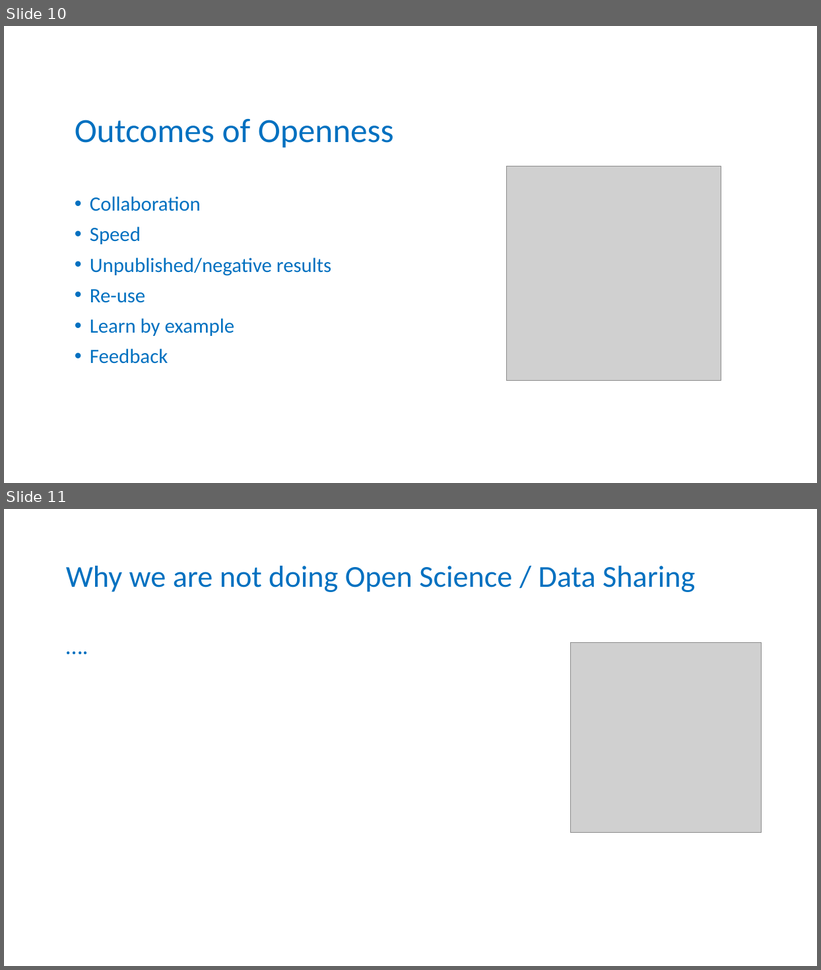
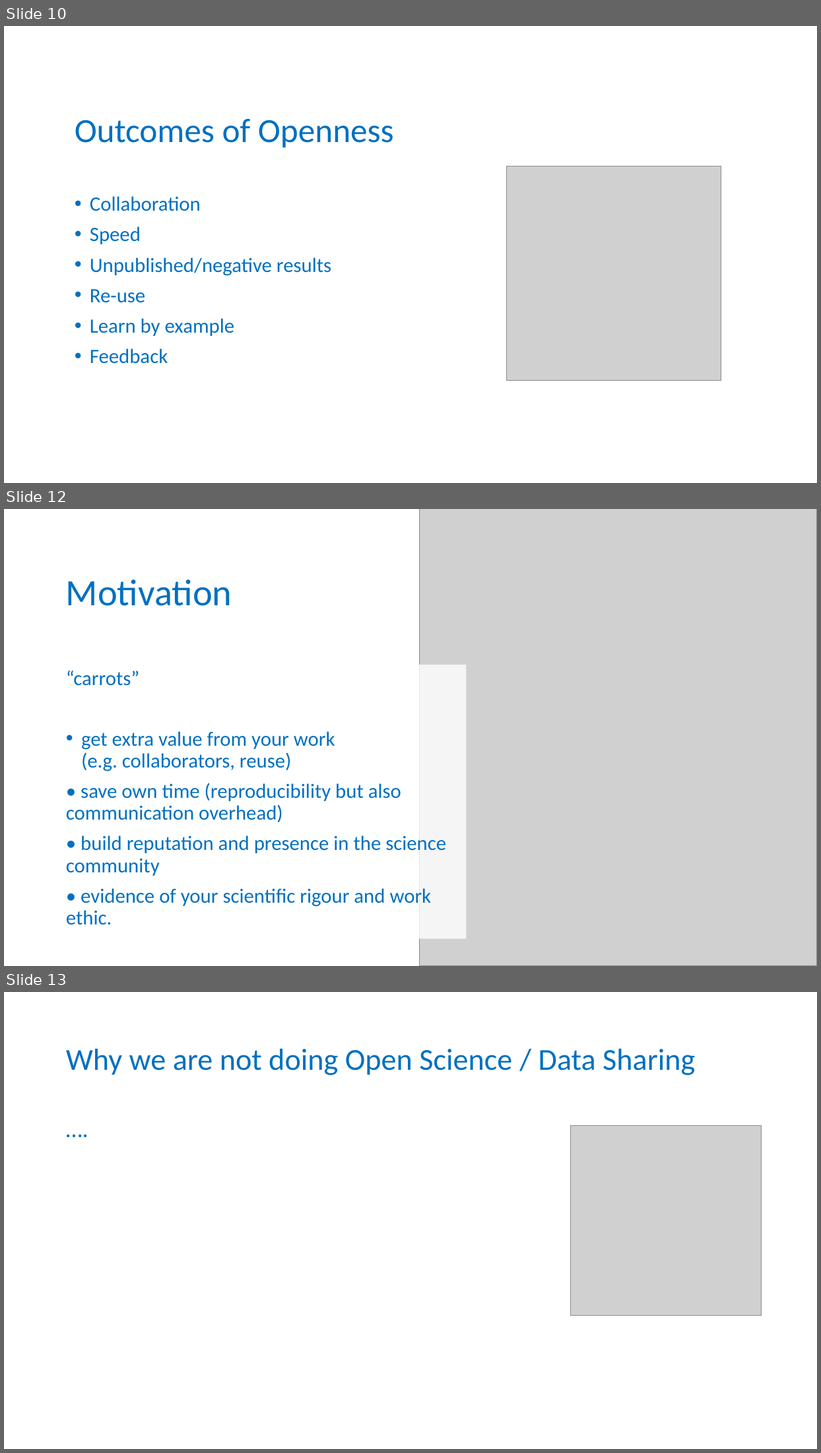
Before and after one commit to tobyhodges/probable-enigma, a slide deck: instructors/01-Why_are_we_here.pptx. Shown one above the other, each under a label of ours: slides 10 and 11 before the commit, slides 10, 12 and 13 after it; the slides between them are not shown. The pictures are 821x970 and 821x1453 pixels, drawn with LibreOffice and Linux fonts; fonts in the diff are those of the drawing; grey boxes stand for pictures; background and template pictures are left out. Boxes give left, top, right and bottom in pixels: in the first picture for what was removed or moved away, otherwise in the second. Text is boxed around its words. In the diff, an @@ line names an element or a change of style, - is before the commit and + after.

```diff
--- a/instructors/01-Why_are_we_here.pptx
+++ b/instructors/01-Why_are_we_here.pptx
@@ slide 12 added at [4, 509, 817, 966], background #FFFFFF @@
@@ picture added at [419, 509, 817, 966] @@
@@ title added at [66, 580, 232, 606], 44 pt, text #0070C0 @@
+Motivation
@@ text added at [66, 671, 446, 925], 24 pt, text #0070C0 @@
+“carrots”
+• get extra value from your work
+  (e.g. collaborators, reuse)
+• save own time (reproducibility but also communication overhead)
+• build reputation and presence in the science community
+• evidence of your scientific rigour and work ethic.
@@ what was slide 11 is now slide 13 @@
```
Also in this commit, not shown: 1 other slide added.
